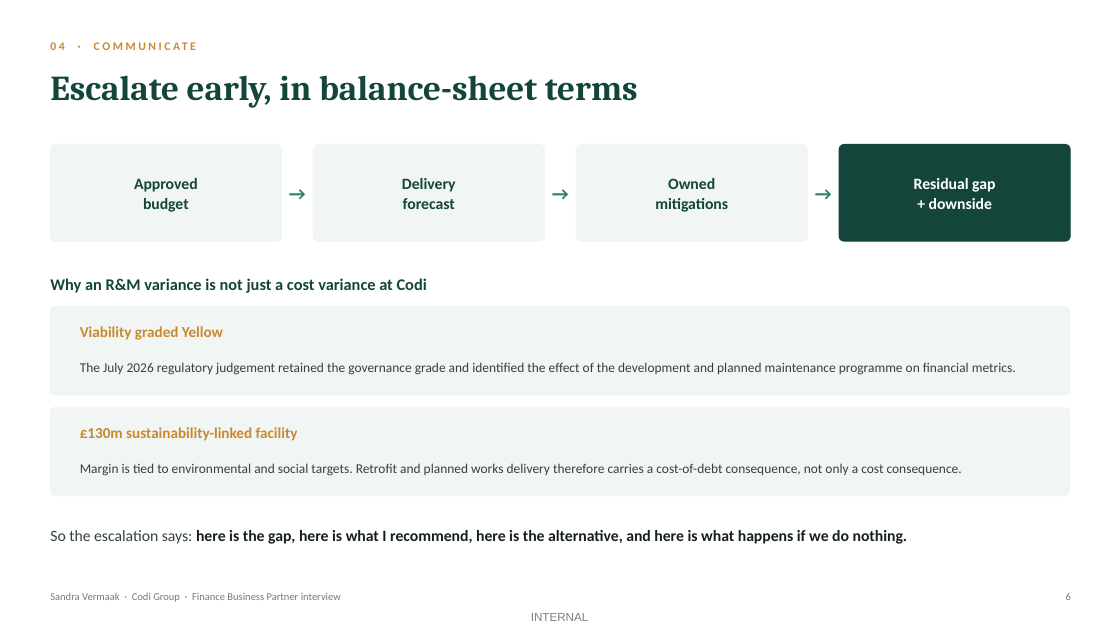
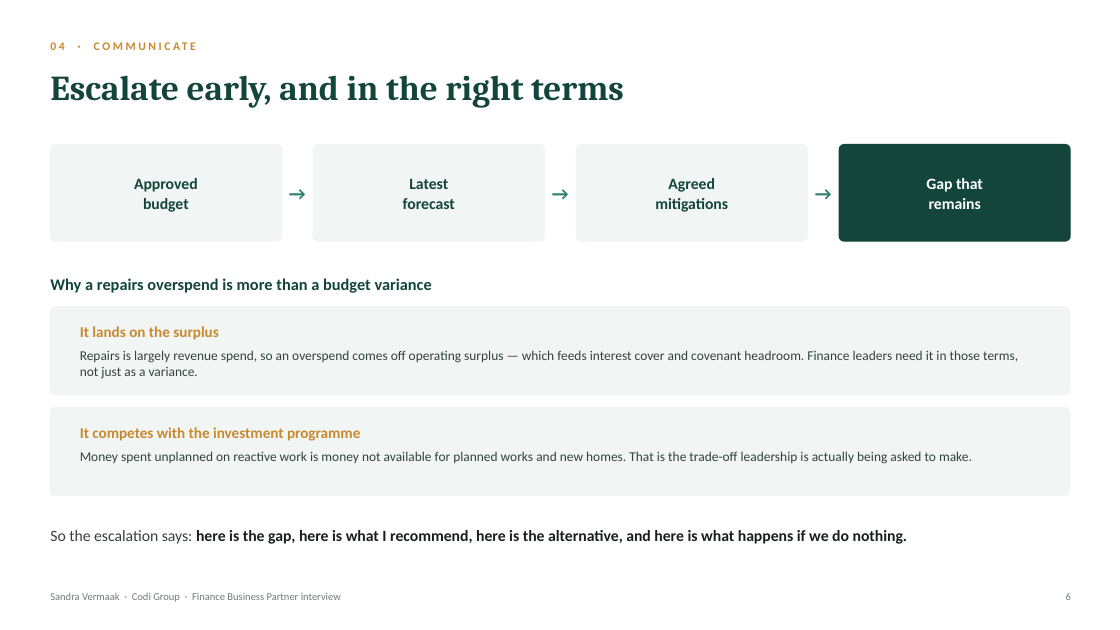
Before and after one commit to JustusVermaakSkystrm/rugby-rwc-2027, a slide deck: slide 6 of briefings/Codi_Presentation_Sandra_Vermaak.pptx. Drawn at 1120x630 pixels with LibreOffice and Linux fonts; fonts in the diff are those of the drawing. Boxes give left, top, right and bottom in pixels: in the first picture for what was removed or moved away, otherwise in the second. Text is boxed around its words. In the diff, an @@ line names an element or a change of style, - is before the commit and + after.

```diff
--- a/briefings/Codi_Presentation_Sandra_Vermaak.pptx
+++ b/briefings/Codi_Presentation_Sandra_Vermaak.pptx
@@ text at [50, 75, 624, 108]: text changed @@
-Escalate early, in balance-sheet terms
+Escalate early, and in the right terms
@@ text at [409, 178, 448, 189]: text changed @@
-Delivery
+Latest
@@ text at [668, 178, 715, 192]: text changed @@
-Owned
+Agreed
@@ text at [926, 178, 983, 209]: text changed @@
-Residual gap
-+ downside
+Gap that
+remains
@@ text at [50, 278, 432, 293]: text changed @@
-Why an R&M variance is not just a cost variance at Codi
+Why a repairs overspend is more than a budget variance
@@ text at [80, 326, 219, 340]: text changed @@
-Viability graded Yellow
+It lands on the surplus
@@ text at [80, 350, 1018, 379]: text changed @@
-The July 2026 regulatory judgement retained the governance grade and identified the effect of the development and planned maintenance programme on financial metrics.
+Repairs is largely revenue spend, so an overspend comes off operating surplus — which feeds interest cover and covenant headroom. Finance leaders need it in those terms, not just as a variance.
@@ text "Repairs is largely revenue spend, ..." at [80, 350, 1018, 379]: vertical alignment middle to top @@
@@ text "Money spent unplanned on reactive ..." at [80, 451, 972, 464]: vertical alignment middle to top @@
@@ text at [80, 427, 360, 441]: text changed @@
-£130m sustainability-linked facility
+It competes with the investment programme
@@ text at [80, 451, 972, 464]: text changed @@
-Margin is tied to environmental and social targets. Retrofit and planned works delivery therefore carries a cost-of-debt consequence, not only a cost consequence.
+Money spent unplanned on reactive work is money not available for planned works and new homes. That is the trade-off leadership is actually being asked to make.
@@ text removed at [531, 613, 589, 621] @@
-INTERNAL
```
Also in this commit, not shown: 5 other slides changed, 1 slide added, 1 slide removed, 2 other files.
